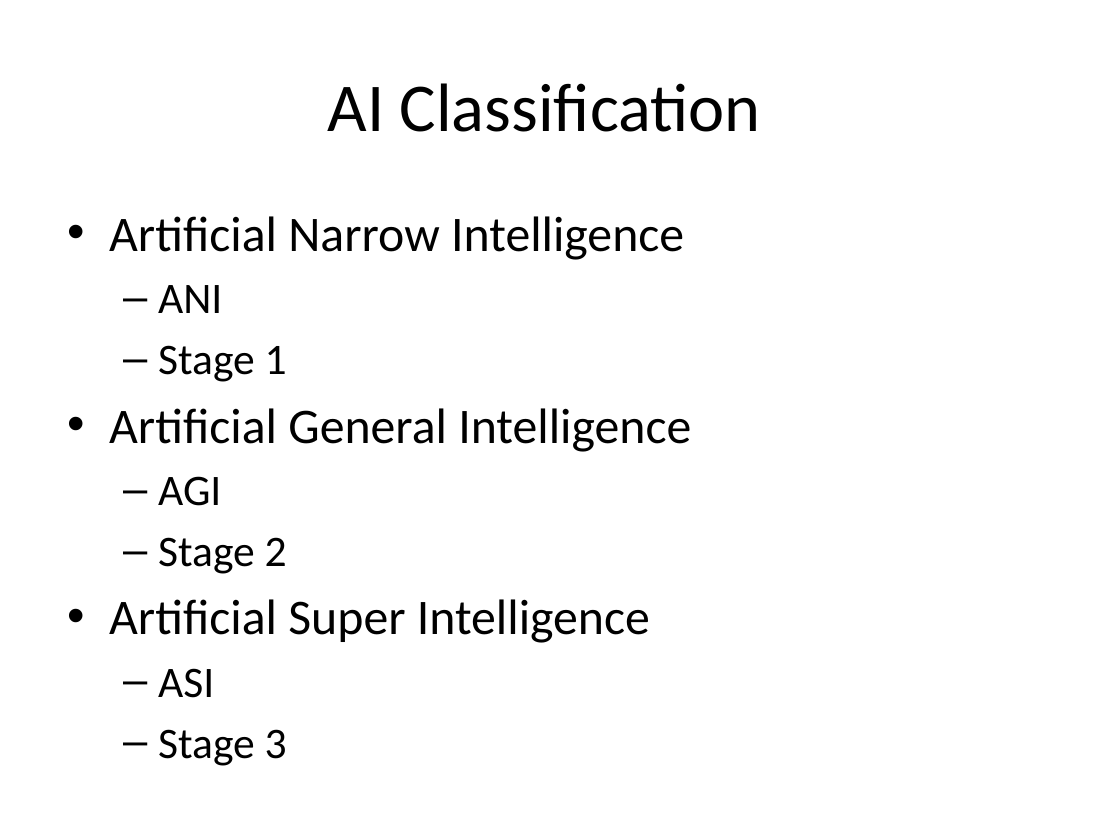
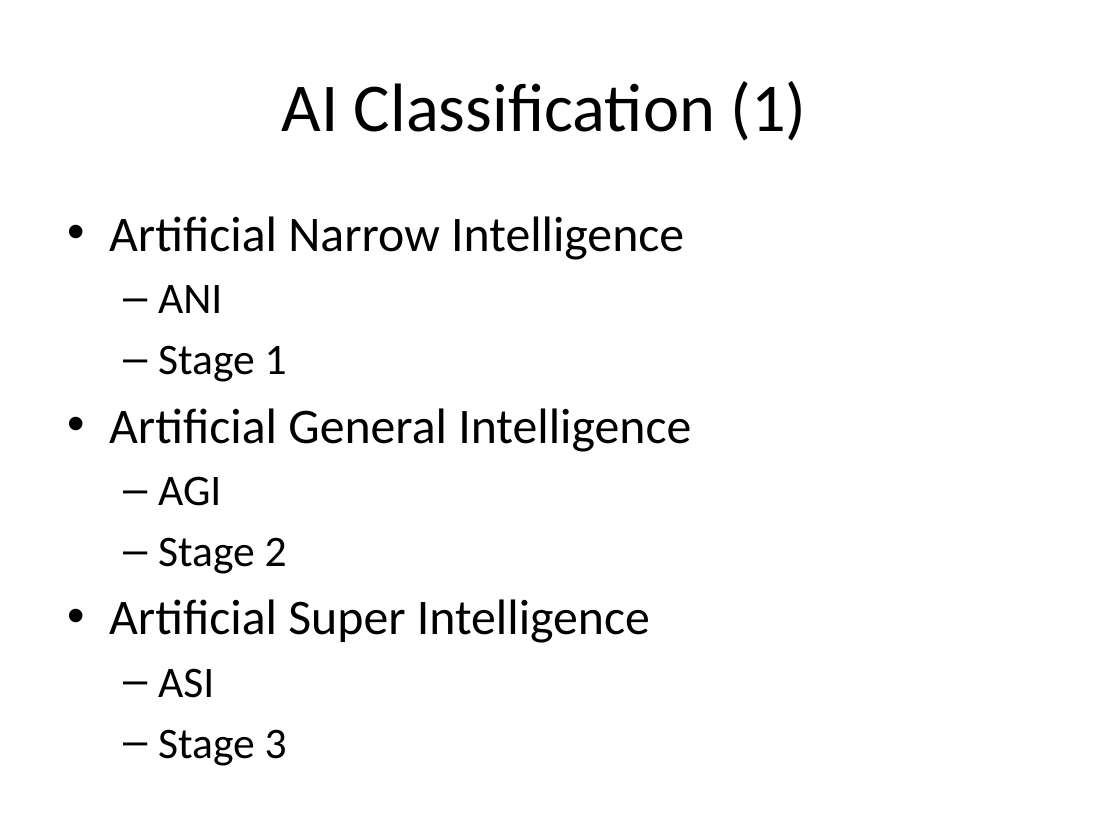
Before and after one commit to look4pritam/ArtificialIntelligence, a slide deck: slide 4 of presentations/AI/ArtificialIntelligence.pptx. Drawn at 1120x840 pixels with LibreOffice and Linux fonts; fonts in the diff are those of the drawing. Boxes give left, top, right and bottom in pixels: in the first picture for what was removed or moved away, otherwise in the second. Text is boxed around its words. In the diff, an @@ line names an element or a change of style, - is before the commit and + after.

```diff
--- a/presentations/AI/ArtificialIntelligence.pptx
+++ b/presentations/AI/ArtificialIntelligence.pptx
@@ title at (282, 81, 806, 141): text changed @@
-AI Classification
+AI Classification (1)
```
Also in this commit, not shown: 1 other slide changed, 15 slides added.
